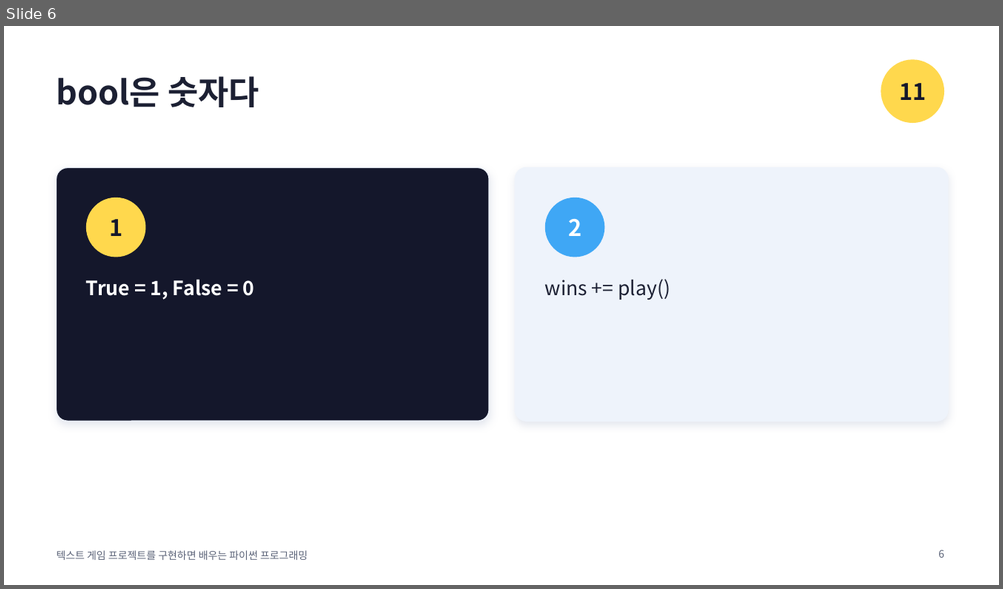
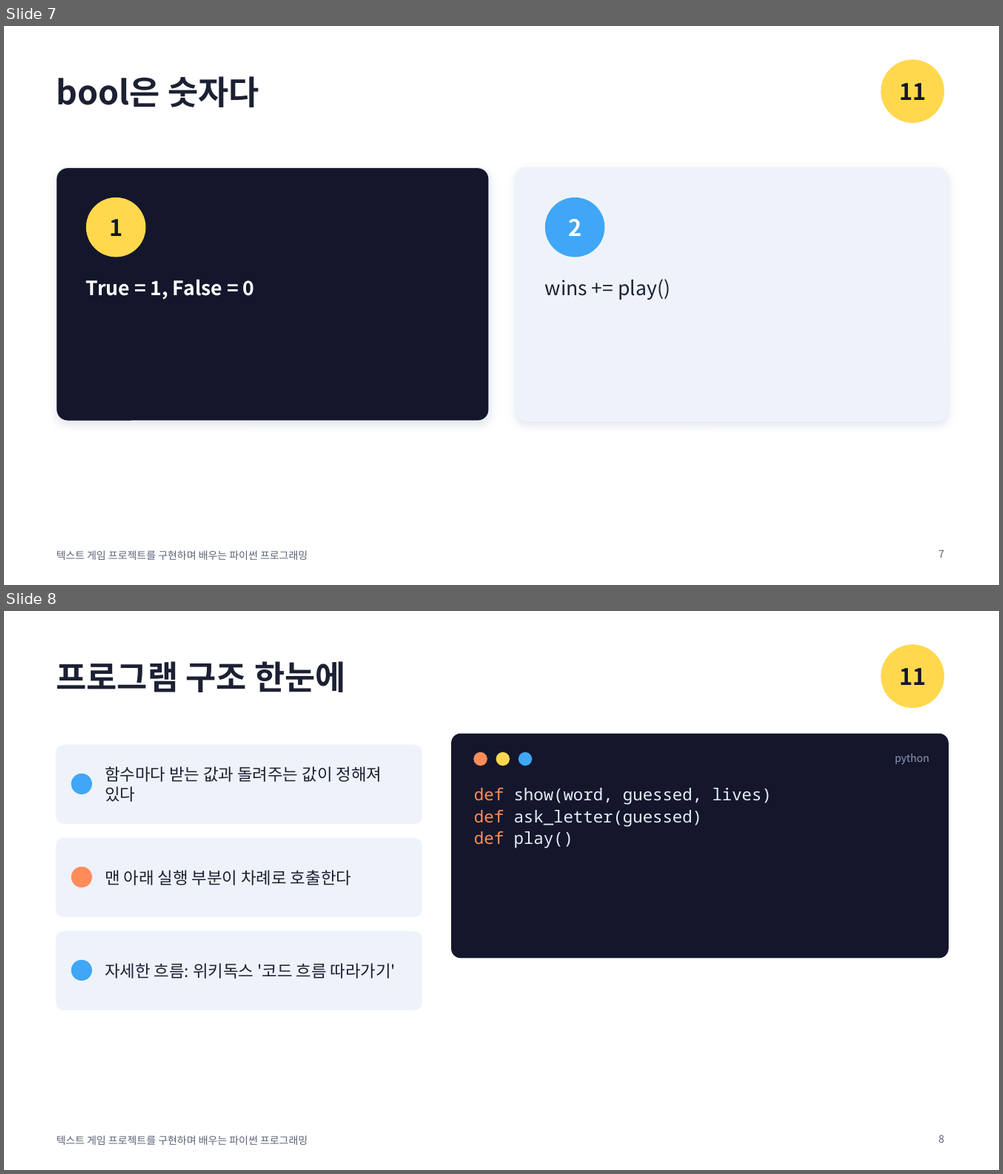
Before and after one commit to nabilera1/python_lecture_game_pingpong, a slide deck: slides/11-hangman.pptx. Shown one above the other, each under a label of ours: slide 6 before the commit, slides 7 and 8 after it. The pictures are 1003x589 and 1003x1174 pixels, drawn with LibreOffice and Linux fonts; fonts in the diff are those of the drawing. Boxes give left, top, right and bottom in pixels: in the first picture for what was removed or moved away, otherwise in the second. Text is boxed around its words. In the diff, an @@ line names an element or a change of style, - is before the commit and + after.

```diff
--- a/slides/11-hangman.pptx
+++ b/slides/11-hangman.pptx
@@ slide 8 added at (4,611,999,1170), background #FFFFFF; not listed: 1 template element that a slide beside it also shows @@
@@ ellipse added at (881,644,944,708), fill #FFD84D @@
@@ title added at (57,661,346,692), 32 pt, text #1C2033, bold @@
+프로그램 구조 한눈에
@@ text added at (899,668,925,685), 22 pt, text #14172B, bold @@
+11
@@ rounded rectangle added at (452,734,948,958), fill #14172B, outline #14172B 1 pt @@
@@ rounded rectangle added at (57,745,422,823), fill #EEF3FB, outline #EEF3FB 1 pt @@
@@ ellipse added at (474,753,486,766), fill #FF8C5A, outline #FF8C5A 1 pt @@
@@ ellipse added at (496,753,509,766), fill #FFD84D, outline #FFD84D 1 pt @@
@@ ellipse added at (519,753,532,766), fill #3FA7F5, outline #3FA7F5 1 pt @@
@@ text added at (894,754,929,764), 10 pt, text #8E99B8 @@
+python
@@ ellipse added at (71,774,92,795), fill #3FA7F5 @@
@@ text added at (105,766,382,802), 16 pt, text #1C2033 @@
+함수마다 받는 값과 돌려주는 값이 정해져 있다
@@ text added at (474,788,771,849), 16 pt, text #E6EDF7 @@
+def show(word, guessed, lives)
+def ask_letter(guessed)
+def play()
@@ rounded rectangle added at (57,839,422,917), fill #EEF3FB, outline #EEF3FB 1 pt @@
@@ ellipse added at (71,867,92,888), fill #FF8C5A @@
@@ text added at (105,870,351,886), 16 pt, text #1C2033 @@
+맨 아래 실행 부분이 차례로 호출한다
@@ rounded rectangle added at (57,932,422,1010), fill #EEF3FB, outline #EEF3FB 1 pt @@
@@ ellipse added at (71,960,92,981), fill #3FA7F5 @@
@@ text added at (105,963,396,979), 16 pt, text #1C2033 @@
+자세한 흐름: 위키독스 '코드 흐름 따라가기'
@@ page number added at (938,1135,944,1143), 10 pt, text #5B6378 @@
+8
@@ what was slide 6 is now slide 7 @@
@@ slide 7 changed as well @@
@@ text at (57,551,307,560): text changed @@
-텍스트 게임 프로젝트를 구현하면 배우는 파이썬 프로그래밍
+텍스트 게임 프로젝트를 구현하며 배우는 파이썬 프로그래밍
@@ page number at (938,550,944,558): text changed @@
-6
+7
```
Also in this commit, not shown: 8 other slides changed, 2 other slides added, 54 other files.
